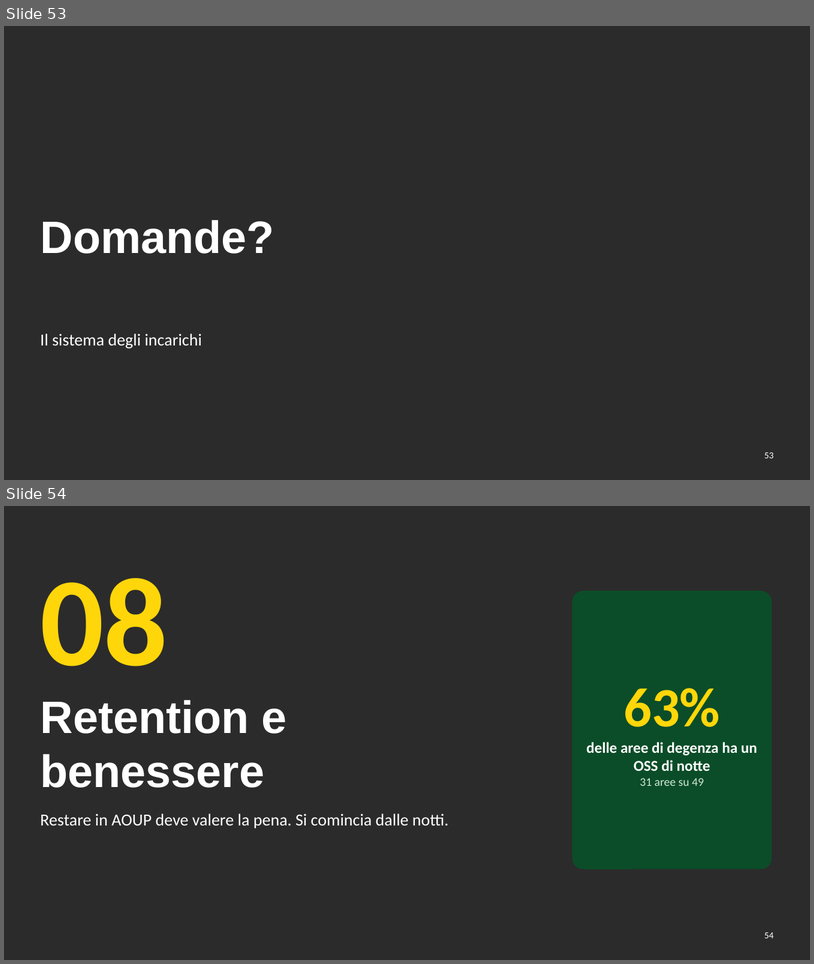
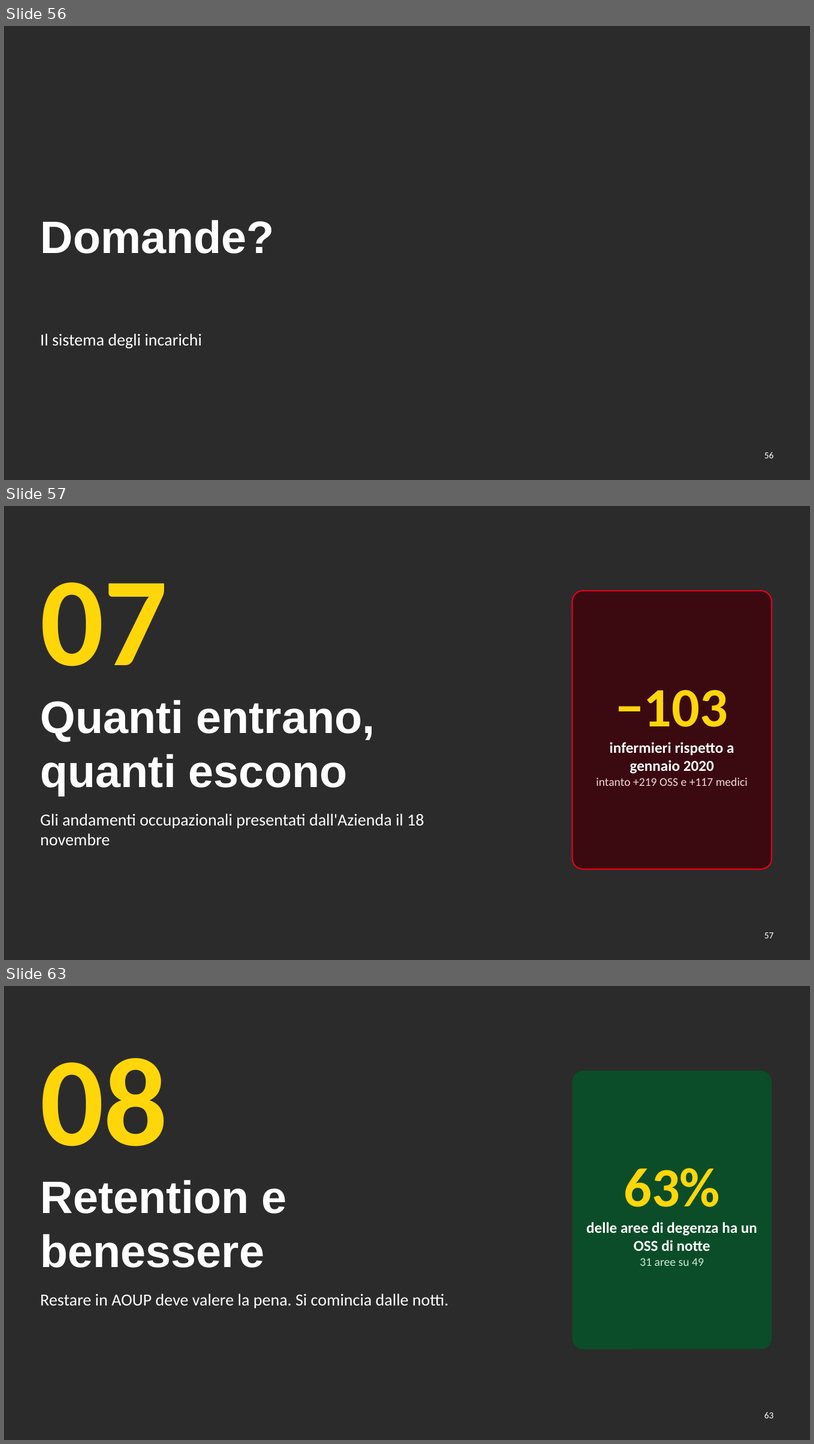
Before and after one commit to aki1806-droid/Prove, a slide deck: produzione/assemblea-2026-12-07/slide/assemblea-2026-12-07.pptx. Shown one above the other, each under a label of ours: slides 53 and 54 before the commit, slides 56, 57 and 63 after it; the slides between them are not shown. The pictures are 814x964 and 814x1444 pixels, drawn with LibreOffice and Linux fonts; fonts in the diff are those of the drawing; background and template pictures are left out; a plain dark background stands for a picture behind light text. Boxes give left, top, right and bottom in pixels: in the first picture for what was removed or moved away, otherwise in the second. Text is boxed around its words. In the diff, an @@ line names an element or a change of style, - is before the commit and + after.

```diff
--- a/produzione/assemblea-2026-12-07/slide/assemblea-2026-12-07.pptx
+++ b/produzione/assemblea-2026-12-07/slide/assemblea-2026-12-07.pptx
@@ slide 57 added at (x1=4, y1=506, x2=810, y2=960), background picture (left out) @@
@@ text added at (x1=40, y1=582, x2=168, y2=666), 150 pt, text #FFD60A, bold @@
+07
@@ rounded rectangle added at (x1=573, y1=591, x2=772, y2=869), fill #3A0A10, outline #E2001A 1.5 pt @@
@@ title added at (x1=40, y1=700, x2=375, y2=795), 54 pt, text #FFFFFF, bold @@
+Quanti entrano, quanti escono
@@ text added at (x1=596, y1=690, x2=748, y2=786), 18 pt, text #FFFFFF, bold @@
+−103
+infermieri rispetto a gennaio 2020
+intanto +219 OSS e +117 medici
@@ text added at (x1=40, y1=813, x2=424, y2=845), 20 pt, text #FFFFFF @@
+Gli andamenti occupazionali presentati dall'Azienda il 18 novembre
@@ page number added at (x1=765, y1=932, x2=774, y2=938), 11 pt, text #FFFFFF @@
+57
@@ what was slide 53 is now slide 56 @@
@@ page number at (x1=765, y1=451, x2=774, y2=458): text changed @@
-53
+56
@@ what was slide 54 is now slide 63 @@
@@ page number at (x1=765, y1=1411, x2=774, y2=1418): text changed @@
-54
+63
```
Also in this commit, not shown: 6 slides changed, 8 other slides added, 31 other files.
